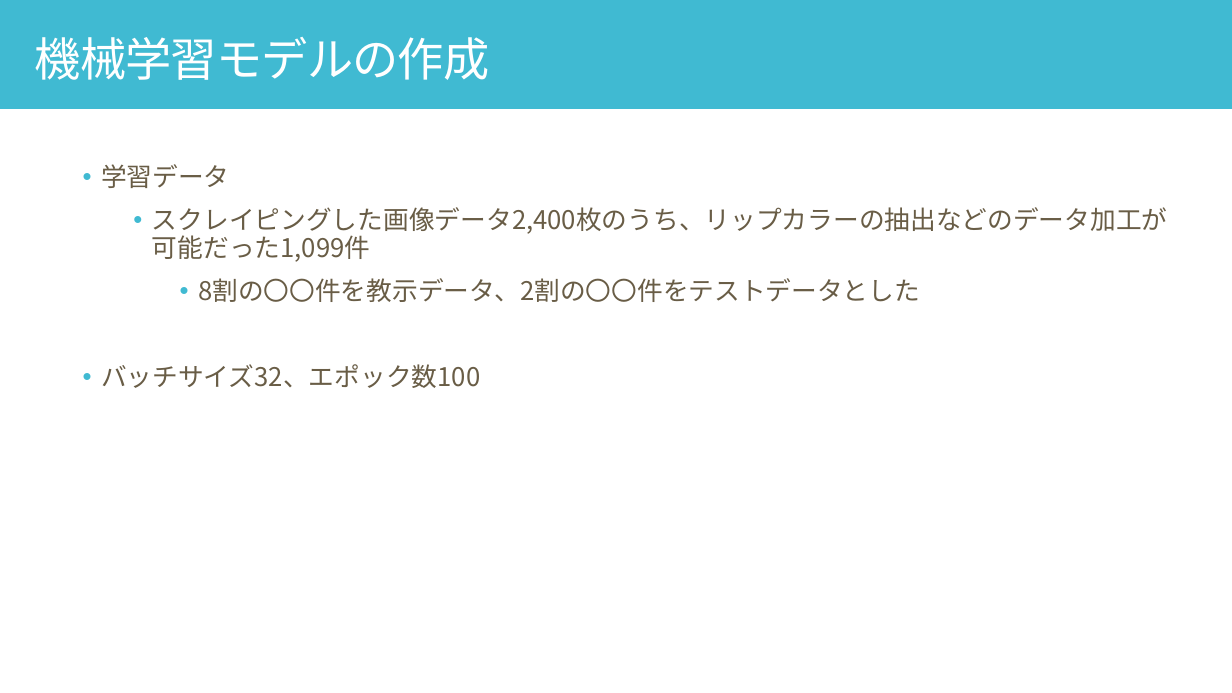
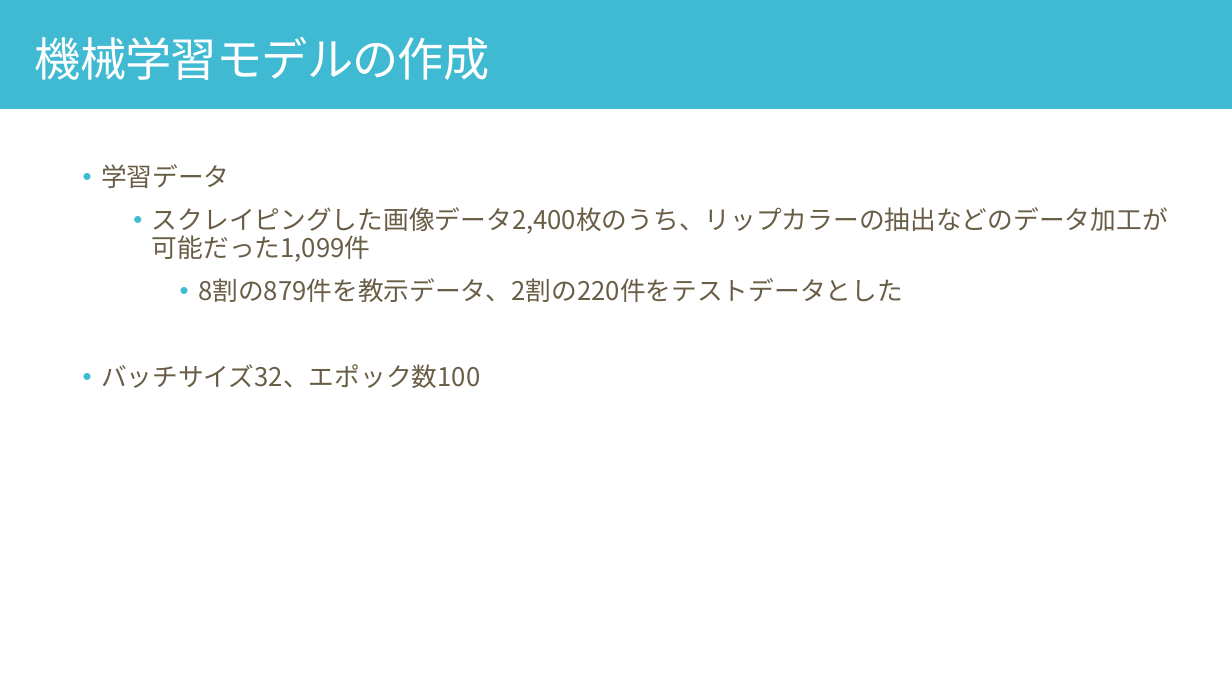
Before and after one commit to yuu5322/sci23, a slide deck: slide 13 of 口頭試問.pptx. Drawn at 1232x693 pixels with LibreOffice and Linux fonts; fonts in the diff are those of the drawing. Boxes give left, top, right and bottom in pixels: in the first picture for what was removed or moved away, otherwise in the second. Text is boxed around its words. In the diff, an @@ line names an element or a change of style, - is before the commit and + after.

```diff
--- a/口頭試問.pptx
+++ b/口頭試問.pptx
@@ text at <box>198,278,903,302</box>: text changed @@
-    • 8割の〇〇件を教示データ、2割の〇〇件をテストデータとした
+    • 8割の879件を教示データ、2割の220件をテストデータとした
```
Also in this commit, not shown: 4 other slides changed, 4 slides added, 7 slides removed.
